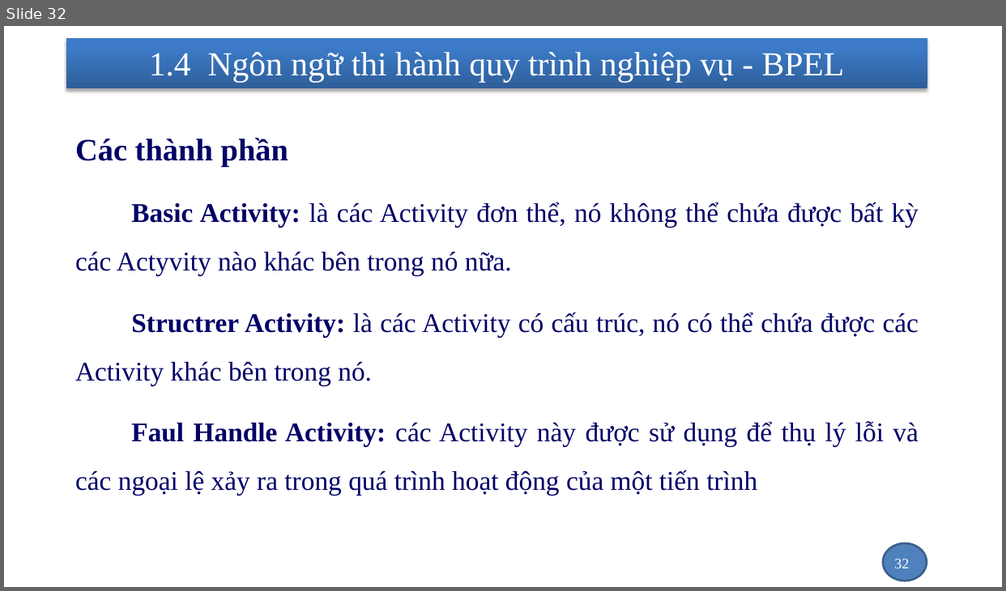
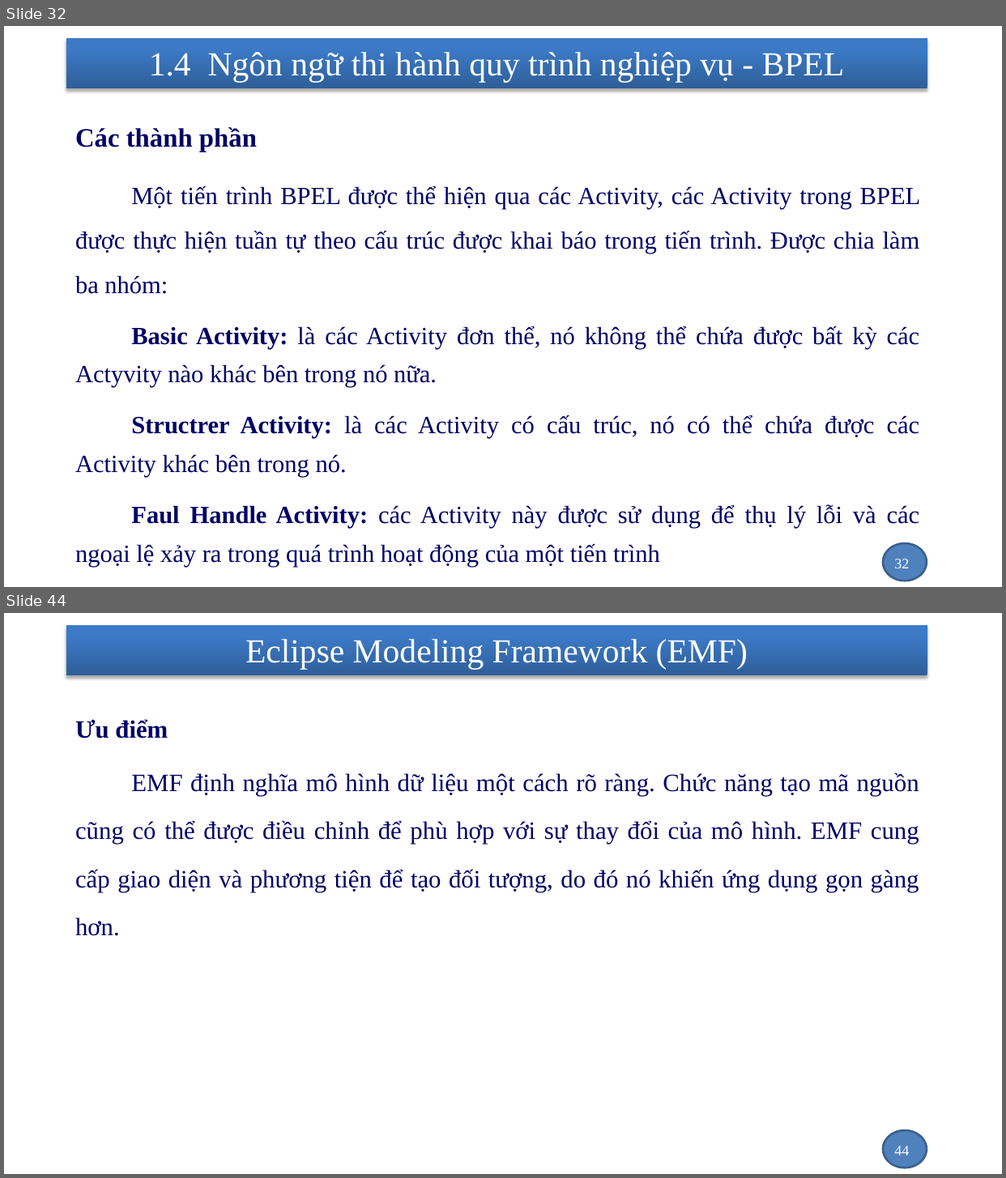
Before and after one commit to nhanhnt/LUANVAN, a slide deck: WORD/luanvan_nhanhnt_ver1.pptx. Shown one above the other, each under a label of ours: slide 32 before the commit, slides 32 and 44 after it; the slides between them are not shown. The pictures are 1006x591 and 1006x1178 pixels, drawn with LibreOffice and Linux fonts; fonts in the diff are those of the drawing; background and template pictures are left out. Boxes give left, top, right and bottom in pixels: in the first picture for what was removed or moved away, otherwise in the second. Text is boxed around its words. In the diff, an @@ line names an element or a change of style, - is before the commit and + after.

```diff
--- a/WORD/luanvan_nhanhnt_ver1.pptx
+++ b/WORD/luanvan_nhanhnt_ver1.pptx
@@ slide 44 added at [4,613,1002,1174], background picture (left out); not listed: 2 template elements that a slide beside it also shows @@
@@ title added at [245,639,748,670], 32.4 pt, text #FFFFFF @@
+Eclipse Modeling Framework (EMF)
@@ text added at [75,719,919,936], 24 pt, text #000066 @@
+    Ưu điểm
+    EMF định nghĩa mô hình dữ liệu một cách rõ ràng. Chức năng tạo mã nguồn cũng có thể được điều chỉnh để phù hợp với sự thay đổi của mô hình. EMF cung cấp giao diện và phương tiện để tạo đối tượng, do đó nó khiến ứng dụng gọn gàng hơn.
@@ page number added at [894,1146,909,1156], 14 pt, text #FFFFFF @@
+44
@@ slide 32 changed as well @@
@@ text at [75,127,920,567]: size 30 to 25.5 pt in "Các thành phần"; size 26 to 23.8 pt in "Basic Activity: là các Activity đơn thể, ...", "Structrer Activity: là các Activity có cấu ...", "Faul Handle Activity: các Activity này được ..."; line spacing 1.5 to 1.3 @@
@@ text at [75,186,921,294]: paragraph added @@
+    Một tiến trình BPEL được thể hiện qua các Activity, các Activity trong BPEL được thực hiện tuần tự theo cấu trúc được khai báo trong tiến trình. Được chia làm ba nhóm:
```
Also in this commit, not shown: 11 other slides added, 1 slide removed, 1 other file.
